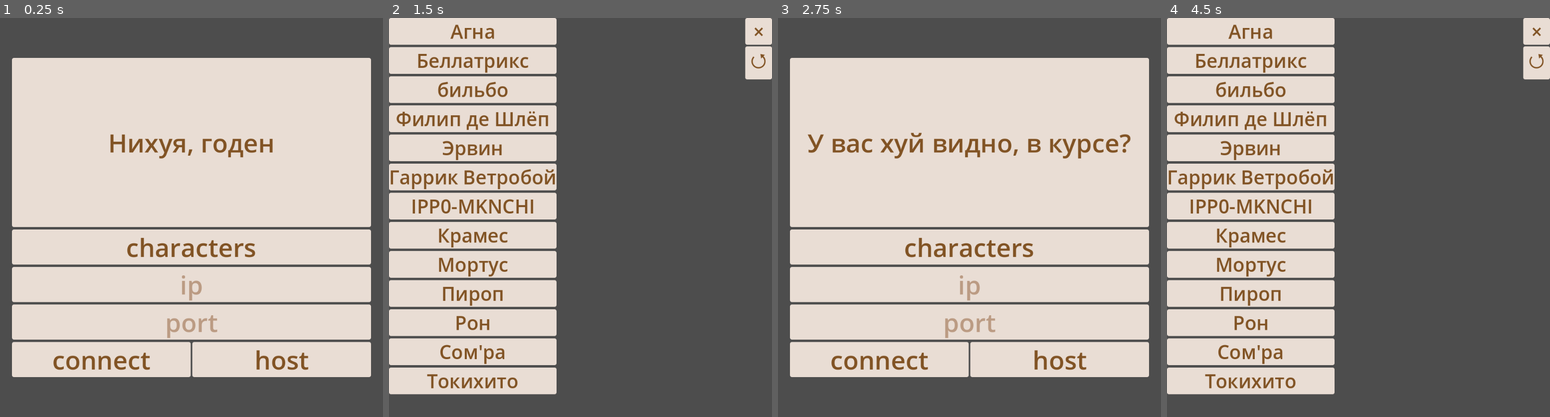
Above: before the commit, frames 1-4 (left to right).
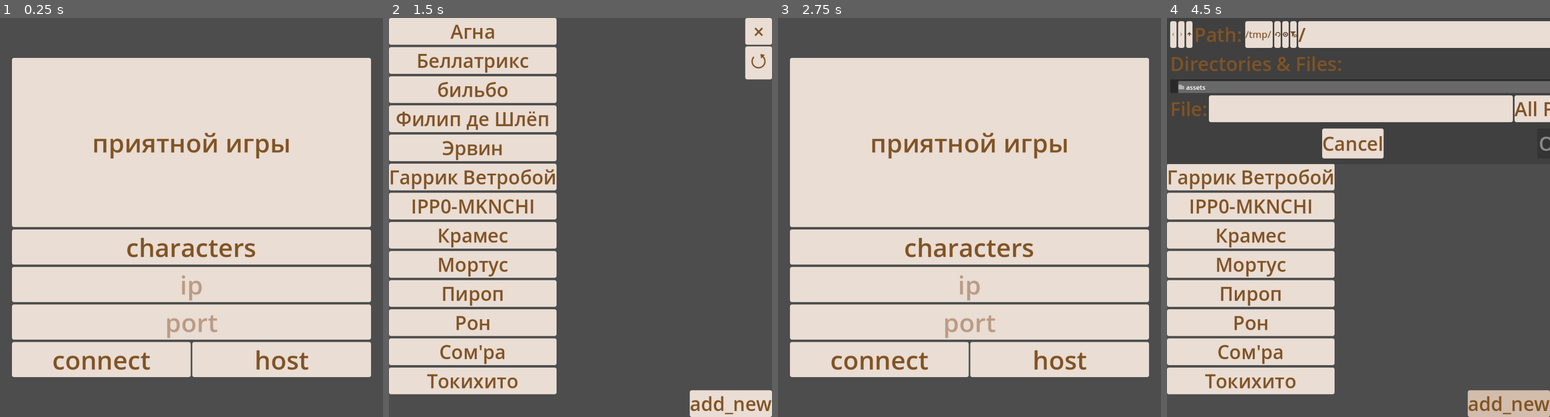
Above: after the commit, the same moments.

Repository: Pash-Tet-ik/v-table
Game: Godot game, scene res://scenes/menu.tscn
Same seed, same stepped clock (60 frames per second), same inputs: the game is played once before the commit and once after it.
Inputs (mouse positions are in pixels of both pictures, inside the frame that each line leads up to):
- Up to frame 1 (0.25 s): no input
- Up to frame 2 (1.5 s): click (580, 285) at 0.52 s; type "12" at 0.6 s; click (580, 321) at 0.75 s; type "Alex" at 0.83 s; click "characters" at 1.25 s
- Up to frame 3 (2.75 s): click "×" at 2 s
- Up to frame 4 (4.5 s): click "characters" at 2.75 s; click "⭯" at 3.5 s; click (1507, 405) at 4.25 s, where only the run after the commit has a clickable "add_new"

The runs differ from the first frame. In frame 1, 1.2% of the frame differs, in the area x 24-76%, y 28-36%; in frame 2, 1.4%; in frame 3, 1.6%; in frame 4, 24%, in the area x 0-100%, y 0-100%.

Commit message:
decoupling from internal db
now all characters are loaded from the host

Diff:
--- a/db/greeting_messages.json
+++ b/db/greeting_messages.json
@@ -1,5 +1,12 @@
-{"rofls" :
-	["я хранитель этой лампы",
+{"normal" : [
+	"приятной игры",
+	"добро пожаловать",
+	"хорошего дня",
+	"удачи!",
+	"удачной игры"
+],
+"rofls" : [
+	"я хранитель этой лампы",
 	"у меня зрение -15",
 	"рос-ро-рост у тебя -15",
 	"нахуй ты сливу склеил",
@@ -46,5 +53,8 @@
 	"амням ебался",
 	"амням не ебался",
 	"он умер в конце драйва",
-	"он не умер в конце драйва"
-]}
+	"он не умер в конце драйва",
+	"чем-чем? ГУБАМИ",
+	"чем-чем? КУБАМИ"
+]
+}
--- a/scenes/characters_preview.gd
+++ b/scenes/characters_preview.gd
@@ -17,3 +17,20 @@
 
 func _on_refresh_pressed() -> void:
 	get_tree().change_scene_to_file("res://scenes/characters_preview.tscn")
+
+
+func _on_file_dialog_mouse_entered() -> void:
+	G.user.input_access = false
+
+func _on_file_dialog_mouse_exited() -> void:
+	G.user.input_access = true
+
+
+func _on_file_dialog_file_selected(path: String) -> void:
+	var load_file = FileAccess.open(path, FileAccess.READ)
+	G.characters.append(JSON.parse_string(load_file.get_as_text()))
+	load_file.close()
+
+
+func _on_add_new_pressed() -> void:
+	$ui/right_bot/add_new/FileDialog.show()
--- a/scenes/characters_preview.tscn
+++ b/scenes/characters_preview.tscn
@@ -36,5 +36,33 @@
 offset_right = 325.0
 offset_bottom = 5.0
 
+[node name="right_bot" type="VBoxContainer" parent="ui"]
+anchors_preset = 3
+anchor_left = 1.0
+anchor_top = 1.0
+anchor_right = 1.0
+anchor_bottom = 1.0
+offset_left = -40.0
+offset_top = -40.0
+grow_horizontal = 0
+grow_vertical = 0
+
+[node name="add_new" type="Button" parent="ui/right_bot"]
+layout_mode = 2
+theme = ExtResource("3_lesvq")
+text = "add_new"
+
+[node name="FileDialog" type="FileDialog" parent="ui/right_bot/add_new"]
+auto_translate_mode = 1
+title = "Open a File"
+ok_button_text = "Open"
+file_mode = 0
+access = 2
+use_native_dialog = true
+
 [connection signal="pressed" from="ui/VBoxContainer/close" to="." method="_on_close_pressed"]
 [connection signal="pressed" from="ui/VBoxContainer/refresh" to="." method="_on_refresh_pressed"]
+[connection signal="pressed" from="ui/right_bot/add_new" to="." method="_on_add_new_pressed"]
+[connection signal="file_selected" from="ui/right_bot/add_new/FileDialog" to="." method="_on_file_dialog_file_selected"]
+[connection signal="mouse_entered" from="ui/right_bot/add_new/FileDialog" to="." method="_on_file_dialog_mouse_entered"]
+[connection signal="mouse_exited" from="ui/right_bot/add_new/FileDialog" to="." method="_on_file_dialog_mouse_exited"]
--- a/scenes/menu.gd
+++ b/scenes/menu.gd
@@ -10,7 +10,7 @@
 
 func _ready() -> void:
 	var file = FileAccess.open("res://db/greeting_messages.json", FileAccess.READ)
-	status_label.text = JSON.parse_string(file.get_as_text())["rofls"].pick_random()
+	status_label.text = JSON.parse_string(file.get_as_text())["normal"].pick_random()
 	file.close()
 
 
--- a/scenes/users_and_moduls/admin.gd
+++ b/scenes/users_and_moduls/admin.gd
@@ -8,6 +8,7 @@
 	multiplayer.peer_connected.connect(_on_player_connected)
 	multiplayer.peer_disconnected.connect(_on_player_disconnected)
 
+
 func _on_player_connected(id: int):
 	print("connected " + str(id))
 	Server.add_player(id)
--- a/scenes/users_and_moduls/moduls/add_map_btn.gd
+++ b/scenes/users_and_moduls/moduls/add_map_btn.gd
@@ -16,5 +16,4 @@
 
 
 func _on_file_dialog_file_selected(path: String) -> void:
-	print(file_dialog.current_path)
 	G.table.add_map(path, Vector2(30,20))
--- a/scenes/users_and_moduls/moduls/settings.gd
+++ b/scenes/users_and_moduls/moduls/settings.gd
@@ -25,8 +25,6 @@
 
 func _on_exit_pressed() -> void:
 	if multiplayer.is_server():
-		pass
-		#multiplayer.multiplayer_peer.close()
-	else:
-		multiplayer.multiplayer_peer.close()
-		get_tree().change_scene_to_file("res://scenes/menu.tscn")
+		Server.players.clear()
+	multiplayer.multiplayer_peer.close()
+	get_tree().change_scene_to_file("res://scenes/menu.tscn")
--- a/singleton/server.gd
+++ b/singleton/server.gd
@@ -5,6 +5,7 @@
 
 func add_player(id: int) -> void :
 	players.append({"id" : id})
+	rpc_id(id, "send_characters_to_player", G.characters)
 
 
 func del_player(id: int) -> void :
@@ -18,6 +19,12 @@
 func update():
 	for player in players:
 		request_player_data(player["id"])
+
+
+@rpc
+func send_characters_to_player(characters) -> void:
+	G.characters = characters
+	G.user.find_child("CharacterSelection")._ready()
 
 
 @rpc("any_peer")
--- a/singleton/singleton.gd
+++ b/singleton/singleton.gd
@@ -18,7 +18,11 @@
 
 	AudioServer.set_bus_volume_db(0,linear_to_db(settings["volume"]["master"]))
 
-	load_chars()
+	if DirAccess.dir_exists_absolute("user://db/characters"):
+		load_chars()
+	else:
+		DirAccess.make_dir_recursive_absolute("user://db/characters")
+		load_preset_chars()
 
 
 func load_settings():
@@ -34,8 +38,16 @@
 
 
 func load_chars():
+	var file_names = DirAccess.get_files_at("user://db/characters")
+	for file_name in file_names:
+		var load_file = FileAccess.open("user://db/characters/" + file_name, FileAccess.READ)
+		characters.append(JSON.parse_string(load_file.get_as_text()))
+		load_file.close()
+
+func load_preset_chars():
 	var file_names = DirAccess.get_files_at("res://db/characters")
 	for file_name in file_names:
-		var load_file = FileAccess.open("res://db/characters/" + file_name, FileAccess.READ)
-		characters.append(JSON.parse_string(load_file.get_as_text()))
-		load_file.close()
+		var file = FileAccess.open("user://db/characters/" + file_name, FileAccess.WRITE)
+		file.close()
+		DirAccess.copy_absolute("res://db/characters/"+ file_name, "user://db/characters/" + file_name)
+	load_chars()
Not shown, changed: export_presets.cfg
Not shown, added: release/V Table.exe
Not shown, added: release/V Table.pck
